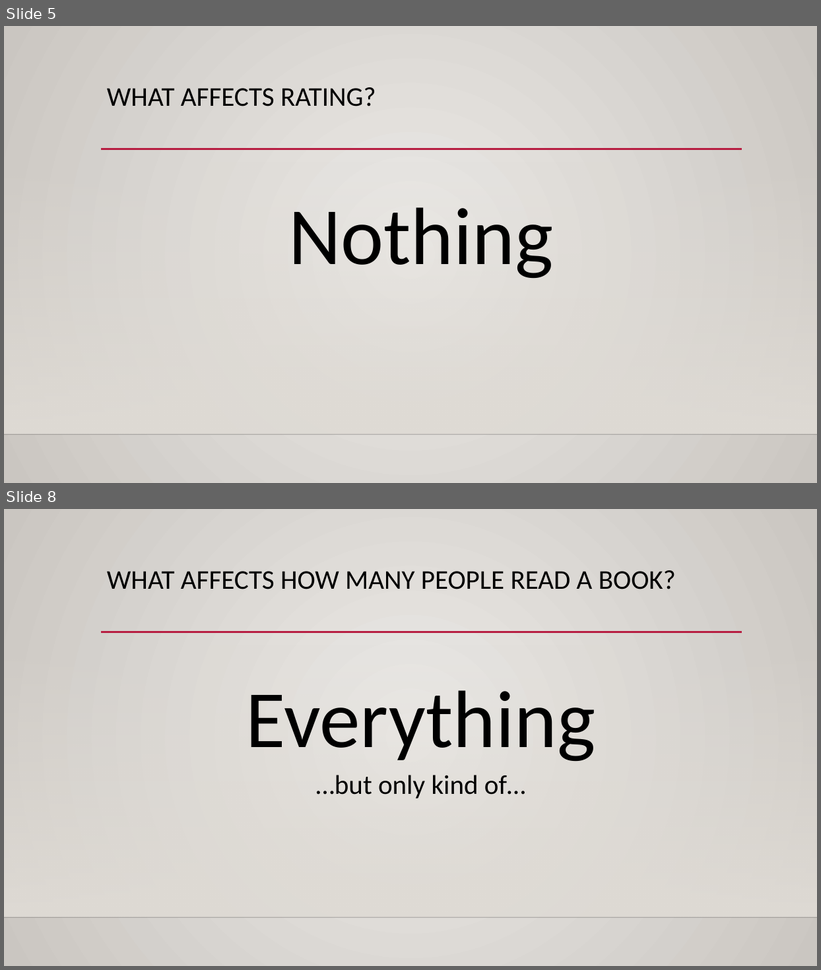
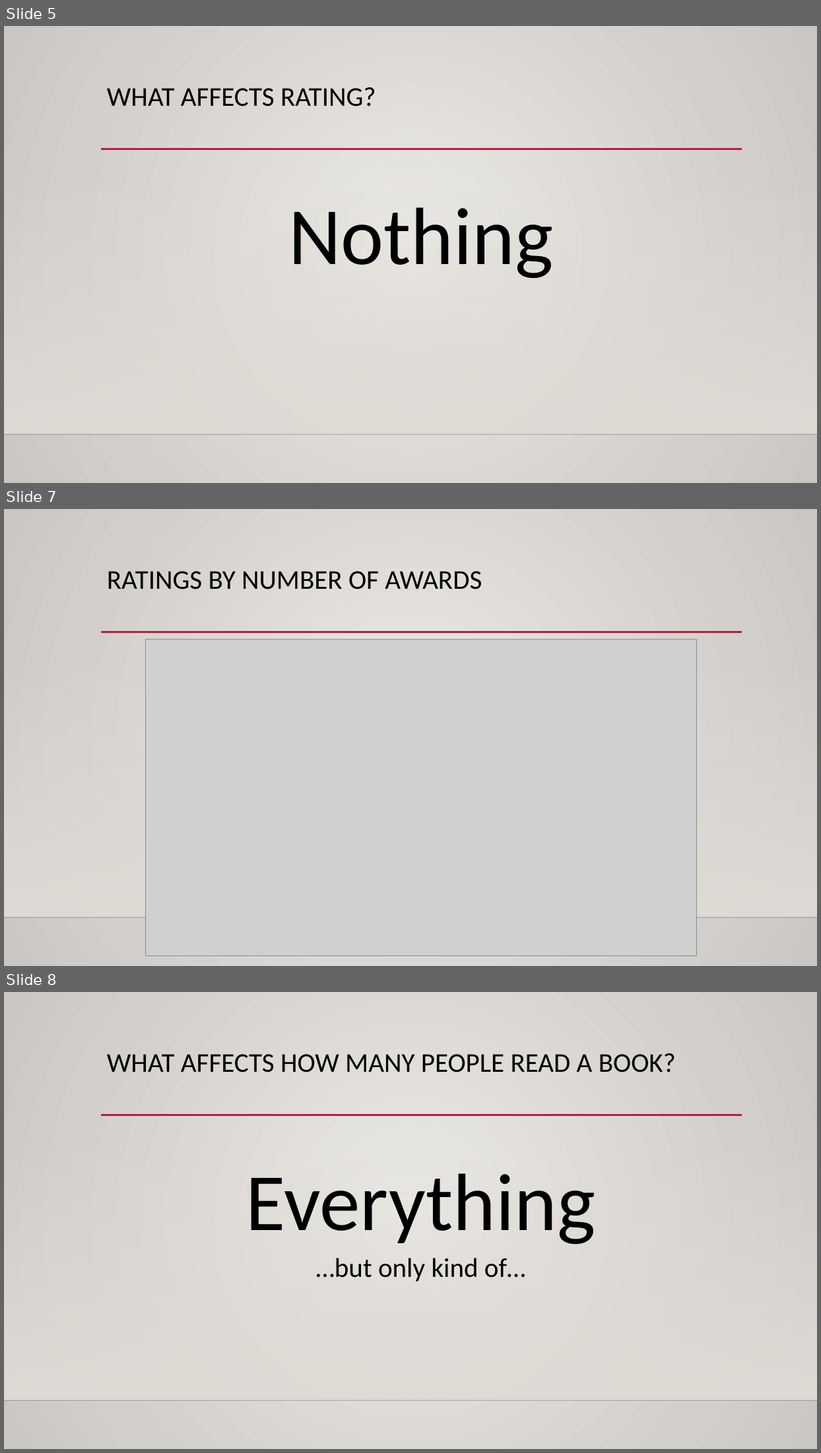
Before and after one commit to benwitte/goodreads, a slide deck: Goodreads_Presentation.pptx. Shown one above the other, each under a label of ours: slides 5 and 8 before the commit, slides 5, 7 and 8 after it; the slides between them are not shown. The pictures are 821x970 and 821x1453 pixels, drawn with LibreOffice and Linux fonts; fonts in the diff are those of the drawing; grey boxes stand for pictures; background and template pictures are left out. Boxes give left, top, right and bottom in pixels: in the first picture for what was removed or moved away, otherwise in the second. Text is boxed around its words. In the diff, an @@ line names an element or a change of style, - is before the commit and + after.

```diff
--- a/Goodreads_Presentation.pptx
+++ b/Goodreads_Presentation.pptx
@@ slide 7 added at [4,509,817,966], background gradient #ECEAE7 to #CAC7C1; not listed: 3 template elements that a slide beside it also shows @@
@@ title added at [107,571,482,590], 32 pt, text #000000 @@
+RATINGS BY NUMBER OF AWARDS
@@ picture added at [145,640,697,956] @@
```
Also in this commit, not shown: 3 slides changed, 3 other slides added, 3 slides removed, 1 other file.
